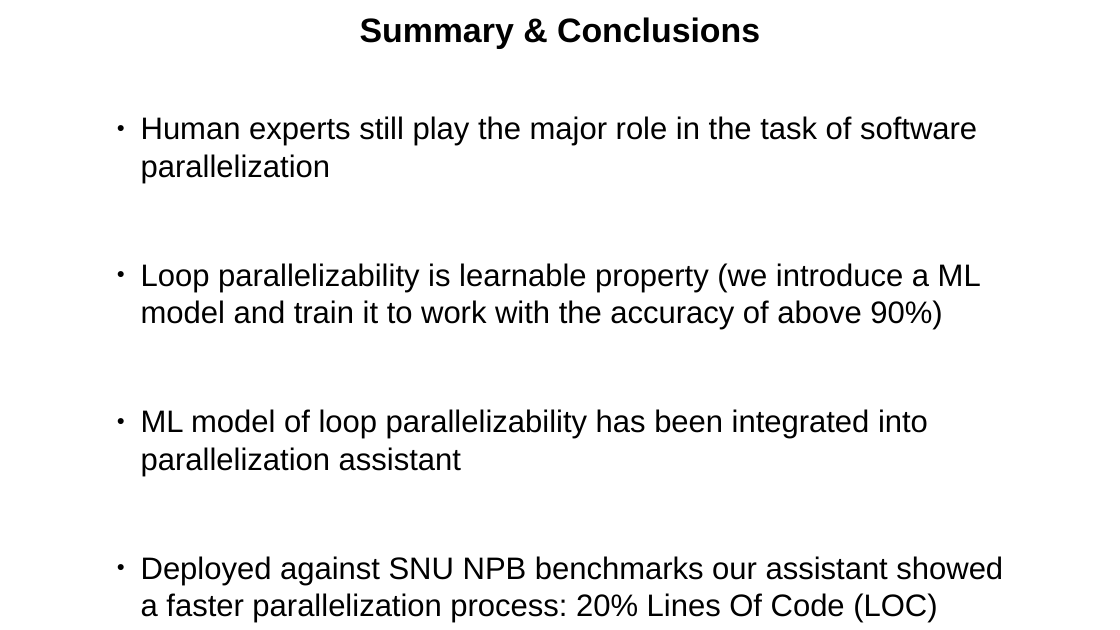
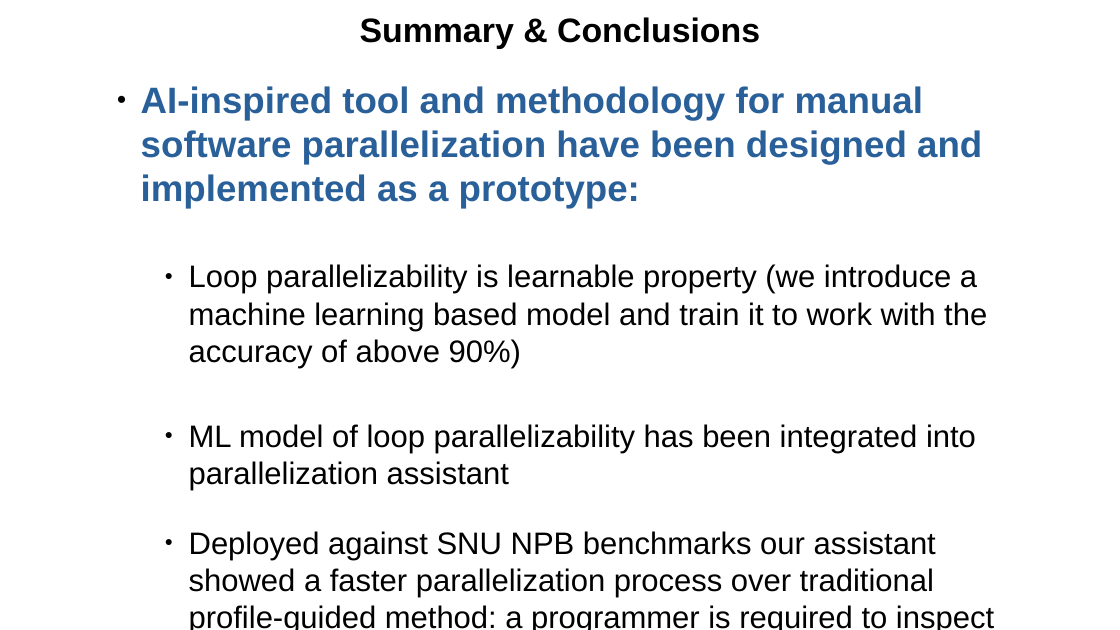
Before and after one commit to harel-coffee/PParMetrics-auto, a slide deck: slide 44 of doc/AI_SEPS_2019_talk/presentation.odp (slide 43 before the commit). Drawn at 1120x630 pixels with LibreOffice and Linux fonts; fonts in the diff are those of the drawing. Boxes give left, top, right and bottom in pixels: in the first picture for what was removed or moved away, otherwise in the second. Text is boxed around its words. In the diff, an @@ line names an element or a change of style, - is before the commit and + after.

Commit message:
[!] Presentation fix

```diff
--- a/doc/AI_SEPS_2019_talk/presentation.odp
+++ b/doc/AI_SEPS_2019_talk/presentation.odp
@@ text "AI-inspired tool and methodology for ...": place and size @@
-text "AI-inspired tool and methodology for ..." at [141,116,1003,623]
+text "AI-inspired tool and methodology for ..." at [141,86,994,630]
@@ text at [141,86,987,368]: text changed @@
-● Human experts still play the major role in the task of software parallelization
-● Loop parallelizability is learnable property (we introduce a ML model and train it to work with the accuracy of above 90%)
+● AI-inspired tool and methodology for manual software parallelization have been designed and implemented as a prototype:
+    ● Loop parallelizability is learnable property (we introduce a machine learning based model and train it to work with the accuracy of above 90%)
@@ text at [189,424,976,491]: list level 1 to 3 in "ML model of loop parallelizability ..." @@
@@ text at [189,531,994,630]: text changed @@
-● Deployed against SNU NPB benchmarks our assistant showed a faster parallelization process: 20% Lines Of Code (LOC) reduction
+    ● Deployed against SNU NPB benchmarks our assistant showed a faster parallelization process over traditional profile-guided method: a programmer is required to inspect and transform 20% less Lines Of Code (LOC)
```
Also in this commit, not shown: 1 other slide changed, 1 slide added, 1 other file.
